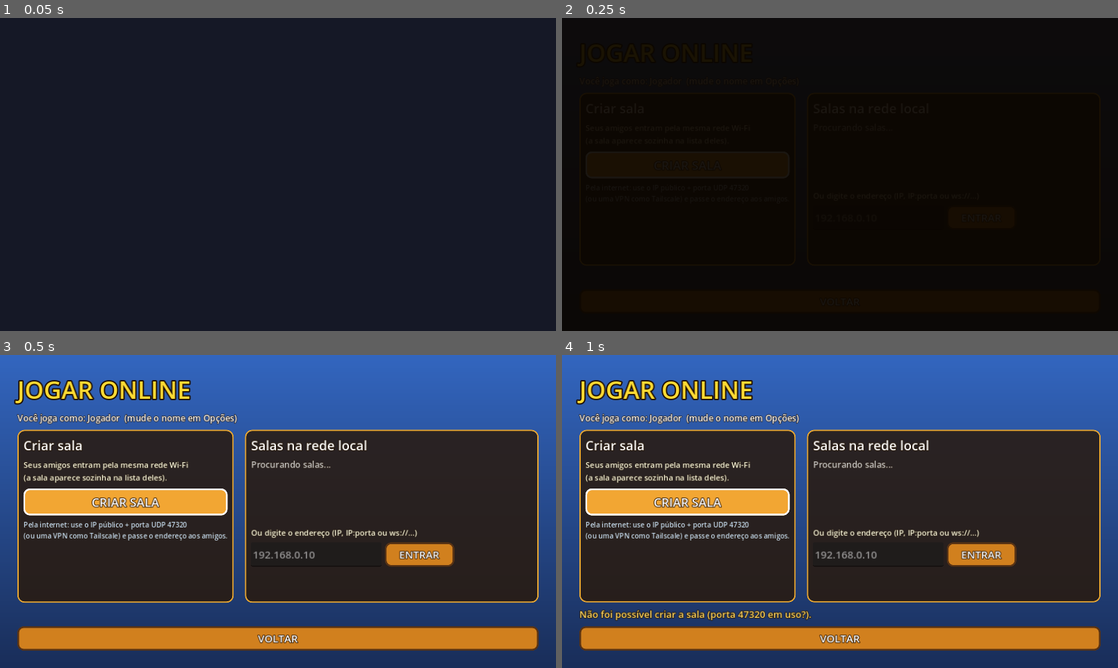
Above: before the commit, frames 1-4 (two rows, left to right).
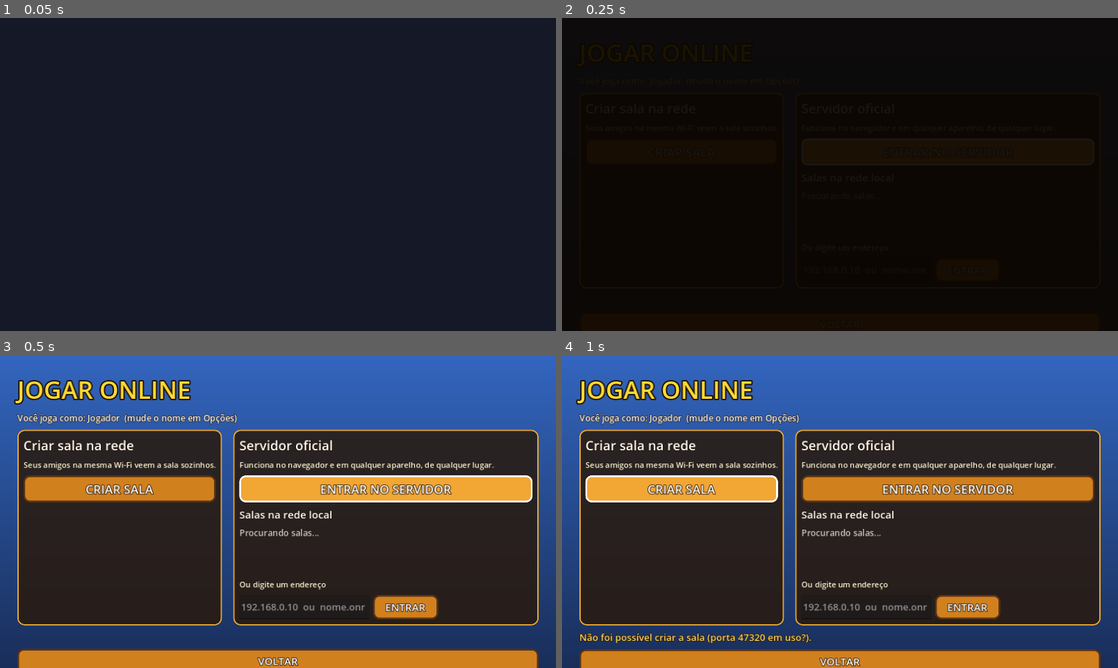
Above: after the commit, the same moments.

Repository: evandrofernandes12-dot/eva-ai
Game: Godot game, scene res://scenes/ui/Lobby.tscn
Two runs of this game, one before a commit and one after it. Both use one fixed random seed, a clock stepped at 60 frames per second and the inputs below. This scene is started directly instead of the project's main scene.
Inputs:
- Up to frame 1 (0.05 s): no input
- Up to frame 2 (0.25 s): no input
- Up to frame 3 (0.5 s): no input
- Up to frame 4 (1 s): click "CRIAR SALA" at 0.5 s

Frame 1 is identical in both runs. In frame 3, 35% of the frame differs, in the area x 3-97%, y 23-100%; in frame 4, 34%.

Commit message:
Online pelo navegador: servidor WebSocket, repasse de eventos, versão, publicação automática
- Servidor oficial via WebSocket (wss), usado também pelo navegador
- Clientes passam pelo servidor, que repassa estado e itens aos demais
- Checagem de versão do jogo entre cliente e servidor
- Batalha de Balões fica só offline nesta versão
- export_presets.cfg (Web), workflow do GitHub Pages, Dockerfile para Render, DEPLOY.md

Co-Authored-By: Claude Haiku 5.5 <noreply@anthropic.com>
Claude-Session: https://claude.ai/code/session_01Kxc7kJoxyx7sGpG8h8AuvP

Diff:
--- a/chavinhos-kart/scripts/autoload/NetworkManager.gd
+++ b/chavinhos-kart/scripts/autoload/NetworkManager.gd
@@ -1,12 +1,10 @@
 extends Node
-## Online: lobby + sincronização. Cada jogador simula o próprio kart e envia o estado (20x/s);
-## o anfitrião também simula os bots e decide os resultados.
+## Online. Duas formas de jogar:
+##  - Servidor oficial (WebSocket/wss): funciona no navegador e em qualquer aparelho. É o padrão.
+##  - Sala na rede local (ENet/UDP): só em PC/tablet/celular nativo, com busca automática de salas.
 ##
-## Transportes:
-##  - ENet (UDP, porta 47320): sala criada por um jogador. Funciona na mesma rede Wi-Fi (com busca
-##    automática de salas) ou pela internet via IP público + redirecionamento de porta / VPN (Tailscale etc.).
-##  - WebSocket: entrar em "ws://host:porta" (para servidor dedicado atrás de proxy).
-##  - Servidor dedicado: rode o projeto com  `--headless -- --server`  (ver README).
+## Modelo: o servidor (dedicado ou um jogador no modo LAN) repassa o estado de cada kart a todos.
+## Cada jogador simula o próprio kart e envia o estado 20x/s. Bots são simulados pelo servidor.
 
 signal lobby_updated
 signal connected_ok
@@ -14,6 +12,10 @@
 signal disconnected_from_host
 signal rooms_updated
 
+## Mude a cada alteração que afete a rede. Cliente e servidor precisam ter a mesma versão.
+const GAME_VERSION: String = "2.1"
+## Endereço do servidor oficial (Render). Troque pelo endereço real depois de criar o serviço.
+const DEFAULT_SERVER_URL: String = "wss://chavinhos-kart.onrender.com"
 const PORT: int = 47320
 const DISCOVERY_PORT: int = 47321
 const MAX_HUMANS: int = 8
@@ -27,6 +29,7 @@
 var config: Dictionary = {}    # configuração da corrida em andamento
 var rooms: Dictionary = {}     # ip -> { name, port, count, seen }
 var racing: bool = false
+var last_error: String = ""
 
 var _my_name: String = "Jogador"
 var _my_racer: String = "chaves"
@@ -43,13 +46,20 @@
 	multiplayer.server_disconnected.connect(_on_server_gone)
 
 
+static func is_web() -> bool:
+	return OS.has_feature("web")
+
+
 func my_id() -> int:
 	return multiplayer.get_unique_id() if active else 1
 
 
 # ===================================================================== conexão
 
+## Sala na rede local (somente nativo). Retorna código de erro.
 func host_game(room: String, player_name: String, racer_id: String) -> int:
+	if is_web():
+		return ERR_UNAVAILABLE
 	leave()
 	var peer := ENetMultiplayerPeer.new()
 	var err: int = peer.create_server(PORT, MAX_HUMANS)
@@ -66,12 +76,18 @@
 	return OK
 
 
+## Servidor oficial: roda com `--headless -- --server` (ver Dockerfile). Usa WebSocket para
+## o navegador conseguir conectar. Na nuvem a porta vem da variável PORT.
 func host_dedicated() -> int:
 	leave()
-	var peer := ENetMultiplayerPeer.new()
-	var err: int = peer.create_server(PORT, MAX_HUMANS)
+	var port: int = PORT
+	var env_port: String = OS.get_environment("PORT")
+	if env_port != "":
+		port = int(env_port)
+	var peer := WebSocketMultiplayerPeer.new()
+	var err: int = peer.create_server(port)
 	if err != OK:
-		push_error("Não foi possível abrir a porta %d" % PORT)
+		push_error("Não foi possível abrir a porta %d" % port)
 		return err
 	multiplayer.multiplayer_peer = peer
 	active = true
@@ -80,23 +96,32 @@
 	room_name = "Servidor Chavinho"
 	players = {}
 	settings = {"battle": false, "track": 0, "laps": 3}
-	_start_broadcast()
-	print("Servidor dedicado ouvindo na porta ", PORT)
+	print("Servidor dedicado (WebSocket) ouvindo na porta ", port, " - versão ", GAME_VERSION)
 	return OK
 
 
+## address: "" ou "oficial" = servidor oficial; ws(s)://... ; host (no navegador vira wss://host);
+## IP ou IP:porta (somente nativo, rede local, via ENet).
 func join_game(address: String, player_name: String, racer_id: String) -> int:
 	leave()
 	_my_name = player_name
 	_my_racer = racer_id
+	last_error = ""
+	var addr: String = address.strip_edges()
+	if addr == "" or addr == "oficial":
+		addr = DEFAULT_SERVER_URL
 	var peer: MultiplayerPeer
 	var err: int
-	if address.begins_with("ws://") or address.begins_with("wss://"):
+	if addr.begins_with("ws://") or addr.begins_with("wss://"):
 		var ws := WebSocketMultiplayerPeer.new()
-		err = ws.create_client(address)
+		err = ws.create_client(addr)
 		peer = ws
+	elif is_web():
+		var ws2 := WebSocketMultiplayerPeer.new()
+		err = ws2.create_client("wss://" + addr)
+		peer = ws2
 	else:
-		var host: String = address.strip_edges()
+		var host: String = addr
 		var port: int = PORT
 		if ":" in host:
 			var parts: PackedStringArray = host.split(":")
@@ -117,7 +142,7 @@
 func leave() -> void:
 	stop_discovery()
 	_udp_tx = null
-	if multiplayer.multiplayer_peer != null:
+	if multiplayer.multiplayer_peer != null and not (multiplayer.multiplayer_peer is OfflineMultiplayerPeer):
 		multiplayer.multiplayer_peer.close()
 	multiplayer.multiplayer_peer = OfflineMultiplayerPeer.new()
 	active = false
@@ -130,12 +155,14 @@
 
 
 func _on_connected() -> void:
-	_net_register.rpc_id(1, _my_name, _my_racer)
-	connected_ok.emit()
+	# Só vira "conectado" quando o servidor aceita (_net_welcome), para mostrar erros de versão.
+	_net_register.rpc_id(1, _my_name, _my_racer, GAME_VERSION)
 
 
 func _on_connection_failed() -> void:
 	leave()
+	if last_error == "":
+		last_error = "Não consegui conectar. Verifique o endereço e a internet."
 	connect_failed.emit()
 
 
@@ -148,6 +175,12 @@
 	if is_host and players.has(id):
 		players.erase(id)
 		_sync()
+
+
+func _kick_later(id: int) -> void:
+	get_tree().create_timer(0.5).timeout.connect(func() -> void:
+		if multiplayer.multiplayer_peer != null and multiplayer.get_peers().has(id):
+			multiplayer.multiplayer_peer.disconnect_peer(id))
 
 
 # ===================================================================== lobby
@@ -182,15 +215,33 @@
 
 
 @rpc("any_peer", "call_remote", "reliable")
-func _net_register(pname: String, racer_id: String) -> void:
+func _net_register(pname: String, racer_id: String, version: String) -> void:
 	if not is_host:
 		return
 	var id: int = multiplayer.get_remote_sender_id()
+	if version != GAME_VERSION:
+		_net_rejected.rpc_id(id, "Versão diferente (sua %s, servidor %s). Atualize a página (Ctrl+F5)." % [version, GAME_VERSION])
+		_kick_later(id)
+		return
 	if players.size() >= MAX_HUMANS or racing:
-		multiplayer.multiplayer_peer.disconnect_peer(id)
+		_net_rejected.rpc_id(id, "Sala cheia ou corrida em andamento. Tente de novo em instantes.")
+		_kick_later(id)
 		return
 	players[id] = {"name": pname.substr(0, 16), "racer": racer_id, "ready": false}
+	_net_welcome.rpc_id(id)
 	_sync()
+
+
+@rpc("authority", "call_remote", "reliable")
+func _net_welcome() -> void:
+	connected_ok.emit()
+
+
+@rpc("authority", "call_remote", "reliable")
+func _net_rejected(msg: String) -> void:
+	last_error = msg
+	leave()
+	connect_failed.emit()
 
 
 @rpc("any_peer", "call_remote", "reliable")
@@ -241,12 +292,13 @@
 			used[r.id] = true
 	slots.shuffle()
 	var cfg: Dictionary = {
-		"battle": bool(settings["battle"]), "track": int(settings["track"]),
-		"laps": int(settings["laps"]), "slots": slots,
+		"battle": false,  # Batalha de Balões ainda não é online
+		"track": int(settings["track"]),
+		"laps": int(settings["laps"]),
+		"slots": slots,
 	}
 	if dedicated:
 		cfg["track"] = randi() % TrackCatalog.count()
-		cfg["battle"] = false
 		cfg["laps"] = 3
 	config = cfg
 	Global.mode = Global.Mode.ONLINE
@@ -283,10 +335,12 @@
 	Global.goto_lobby()
 
 
-# ===================================================================== descoberta de salas (LAN)
+# ===================================================================== descoberta de salas (LAN, nativo)
 
 func local_addresses() -> PackedStringArray:
 	var out := PackedStringArray()
+	if is_web():
+		return out
 	for a in IP.get_local_addresses():
 		if a.count(".") == 3 and not a.begins_with("127.") and not a.begins_with("169.254."):
 			out.append(a)
@@ -296,6 +350,8 @@
 func start_discovery() -> void:
 	stop_discovery()
 	rooms.clear()
+	if is_web():
+		return
 	_udp_rx = PacketPeerUDP.new()
 	if _udp_rx.bind(DISCOVERY_PORT) != OK:
 		_udp_rx = null
@@ -336,7 +392,7 @@
 				changed = true
 		if changed:
 			rooms_updated.emit()
-	# servidor dedicado: inicia sozinho quando todos estiverem prontos
+	# servidor: inicia sozinho quando todos estiverem prontos
 	if dedicated and is_host and not racing:
 		var all_ready: bool = not players.is_empty()
 		for id in players:
--- a/chavinhos-kart/scripts/items/ItemBase.gd
+++ b/chavinhos-kart/scripts/items/ItemBase.gd
@@ -53,8 +53,8 @@
 		return # online: só quem controla o kart aplica o acerto
 	if net_id >= 0 and NetworkManager.active:
 		var gm: Node = get_tree().current_scene
-		if gm != null and gm.has_method("net_item_hit"):
-			gm.rpc("net_item_hit", net_id)
+		if gm != null and gm.has_method("send_net"):
+			gm.call("send_net", "hit", -1, [net_id])
 	if owner_kart != null and k != owner_kart:
 		owner_kart.rival_hit.emit()
 	_hit_kart(k)
--- a/chavinhos-kart/scripts/kart/KartController.gd
+++ b/chavinhos-kart/scripts/kart/KartController.gd
@@ -343,8 +343,8 @@
 		_item_counter += 1
 		net_id = net_slot * 1000 + _item_counter
 		var gm: Node = get_tree().current_scene
-		if gm != null and gm.has_method("net_item"):
-			gm.rpc("net_item", net_slot, it, net_id)
+		if gm != null and gm.has_method("send_net") and it != ItemDefs.Type.SANDUICHE and is_multiplayer_authority():
+			gm.call("send_net", "item", net_slot, [it, net_id])
 	ItemDefs.spawn(self, it, net_id)
 
 
@@ -368,8 +368,6 @@
 	boost_power = 0.0
 	speed *= 0.35
 	spun_out.emit()
-	if NetworkManager.active and multiplayer.has_multiplayer_peer():
-		rpc("net_spun", duration)
 	if is_player:
 		AudioManager.play_sfx("spin")
 
@@ -391,42 +389,41 @@
 
 # ===================================================================== rede (online)
 
+## Estado enviado ao servidor (que repassa aos outros) 20 vezes por segundo.
+func net_payload() -> Array:
+	return [global_position, rotation.y, speed, in_steer, drifting, drift_dir, drift_level,
+		boost_timer > 0.0, spin_timer > 0.0, Vector3(velocity.x, 0.0, velocity.z)]
+
+
 func _net_send(delta: float) -> void:
-	if not NetworkManager.active or not multiplayer.has_multiplayer_peer():
+	if not NetworkManager.active or is_remote or not is_multiplayer_authority():
 		return
 	_net_timer -= delta
 	if _net_timer > 0.0:
 		return
-	_net_timer = 0.05 # 20 envios por segundo
-	net_state.rpc(global_position, rotation.y, speed, in_steer, drifting, drift_dir, drift_level,
-		boost_timer > 0.0, spin_timer > 0.0, Vector3(velocity.x, 0.0, velocity.z))
-
-
-@rpc("authority", "call_remote", "unreliable_ordered")
-func net_state(pos: Vector3, rot_y: float, spd: float, steer: float, drift: bool, ddir: float,
-		dlevel: int, boost: bool, spin: bool, vel: Vector3) -> void:
-	if not is_remote:
-		return
-	_net_pos = pos
-	_net_rot = rot_y
-	_net_speed = spd
-	_net_steer = steer
-	_net_vel = vel
-	drifting = drift
-	drift_dir = ddir
-	drift_level = dlevel
-	boost_timer = 0.3 if boost else 0.0
-	spin_timer = 0.3 if spin else 0.0
+	_net_timer = 0.05
+	var gm: Node = get_tree().current_scene
+	if gm != null and gm.has_method("send_net"):
+		gm.call("send_net", "state", net_slot, net_payload())
+
+
+func apply_net_state(d: Array) -> void:
+	if not is_remote or d.size() < 10:
+		return
+	_net_pos = d[0]
+	_net_rot = d[1]
+	_net_speed = d[2]
+	_net_steer = d[3]
+	drifting = d[4]
+	drift_dir = d[5]
+	drift_level = d[6]
+	boost_timer = 0.3 if d[7] else 0.0
+	spin_timer = 0.3 if d[8] else 0.0
+	_net_vel = d[9]
 	if not _net_has:
 		_net_has = true
-		global_position = pos
-		rotation.y = rot_y
-
-
-@rpc("authority", "call_remote", "reliable")
-func net_spun(_duration: float) -> void:
-	if is_remote:
-		spun_out.emit()
+		global_position = _net_pos
+		rotation.y = _net_rot
 
 
 ## Interpola o kart remoto até o último estado recebido (sem física local).
--- a/chavinhos-kart/scripts/track/GameManager.gd
+++ b/chavinhos-kart/scripts/track/GameManager.gd
@@ -269,6 +269,57 @@
 	return null
 
 
+# ---- repasse de eventos: clientes falam só com o servidor; o servidor repassa aos outros.
+# kind: "state" (posição do kart), "item" (item lançado), "hit" (item acertou alguém).
+
+## Envia um evento. Em qualquer aparelho, chame sempre este método.
+func send_net(kind: String, slot: int, data: Array) -> void:
+	if not online:
+		return
+	if multiplayer.is_server():
+		_broadcast(kind, slot, data, 0)
+	else:
+		up_msg.rpc_id(1, kind, slot, data)
+
+
+@rpc("any_peer", "call_remote", "reliable")
+func up_msg(kind: String, slot: int, data: Array) -> void:
+	if not multiplayer.is_server():
+		return
+	var sender: int = multiplayer.get_remote_sender_id()
+	var k: KartController = kart_by_slot(slot)
+	if kind != "hit" and (k == null or k.get_multiplayer_authority() != sender):
+		return # só o dono do kart pode mandar o estado/itens dele
+	_apply(kind, slot, data)
+	_broadcast(kind, slot, data, sender)
+
+
+func _broadcast(kind: String, slot: int, data: Array, except: int) -> void:
+	for id in multiplayer.get_peers():
+		if int(id) != except:
+			down_msg.rpc_id(int(id), kind, slot, data)
+
+
+@rpc("authority", "call_remote", "reliable")
+func down_msg(kind: String, slot: int, data: Array) -> void:
+	_apply(kind, slot, data)
+
+
+func _apply(kind: String, slot: int, data: Array) -> void:
+	if kind == "state":
+		var k: KartController = kart_by_slot(slot)
+		if k != null:
+			k.apply_net_state(data)
+	elif kind == "item":
+		var k2: KartController = kart_by_slot(slot)
+		if k2 != null:
+			ItemDefs.spawn(k2, int(data[0]), int(data[1]))
+	elif kind == "hit":
+		for n in get_tree().get_nodes_in_group("net_items"):
+			if int(n.get("net_id")) == int(data[0]):
+				n.queue_free()
+
+
 @rpc("any_peer", "call_remote", "reliable")
 func net_ready() -> void:
 	if multiplayer.is_server():
@@ -278,23 +329,6 @@
 @rpc("authority", "call_remote", "reliable")
 func net_go() -> void:
 	_begin()
-
-
-## Um jogador usou um item: os outros peers criam a cópia para ver/colidir com seus próprios karts.
-@rpc("any_peer", "call_remote", "reliable")
-func net_item(slot: int, type: int, id: int) -> void:
-	if type == ItemDefs.Type.SANDUICHE:
-		return # o turbo já aparece pelo estado do kart
-	var k: KartController = kart_by_slot(slot)
-	if k != null:
-		ItemDefs.spawn(k, type, id)
-
-
-@rpc("any_peer", "call_remote", "reliable")
-func net_item_hit(id: int) -> void:
-	for n in get_tree().get_nodes_in_group("net_items"):
-		if int(n.get("net_id")) == id:
-			n.queue_free()
 
 
 @rpc("authority", "call_remote", "reliable")
@@ -319,7 +353,7 @@
 		k.set_multiplayer_authority(1)
 
 
-## Anfitrião: um jogador saiu no meio da corrida e seu kart vira bot.
+## Servidor: um jogador saiu no meio da corrida e o kart dele vira bot.
 func _on_peer_left(id: int) -> void:
 	if not multiplayer.is_server():
 		return
--- a/chavinhos-kart/scripts/ui/Lobby.gd
+++ b/chavinhos-kart/scripts/ui/Lobby.gd
@@ -77,6 +77,7 @@
 	scard.add_child(scol)
 	scol.add_child(UIStyle.label("Corrida", 28, Color.WHITE, 6))
 	_mode_opt = _option(scol, "Modo", ["Corrida", "Batalha de Balões"])
+	(_mode_opt.get_parent() as Control).visible = false # batalha ainda é só offline
 	var tracks: Array[String] = []
 	for i in TrackCatalog.count():
 		tracks.append(TrackCatalog.track_name(i))
@@ -143,7 +144,7 @@
 	if _updating:
 		return
 	NetworkManager.set_settings({
-		"battle": _mode_opt.selected == 1,
+		"battle": false,
 		"track": _track_opt.selected,
 		"laps": int(_laps_opt.get_item_text(_laps_opt.selected)),
 	})
@@ -164,13 +165,13 @@
 		_players_box.add_child(UIStyle.label("Aguardando jogadores...", 20, Color(0.8, 0.8, 0.8), 3))
 	var s: Dictionary = NetworkManager.settings
 	_updating = true
-	_mode_opt.select(1 if bool(s["battle"]) else 0)
+	_mode_opt.select(0)
 	_track_opt.select(clampi(int(s["track"]), 0, TrackCatalog.count() - 1))
 	for i in _laps_opt.item_count:
 		if int(_laps_opt.get_item_text(i)) == int(s["laps"]):
 			_laps_opt.select(i)
 	_updating = false
-	_track_opt.disabled = (not NetworkManager.is_host) or NetworkManager.dedicated or _mode_opt.selected == 1
+	_track_opt.disabled = (not NetworkManager.is_host) or NetworkManager.dedicated
 	_laps_opt.disabled = _track_opt.disabled
 	var ips: PackedStringArray = NetworkManager.local_addresses()
 	if NetworkManager.is_host:
--- a/chavinhos-kart/scripts/ui/MenuController.gd
+++ b/chavinhos-kart/scripts/ui/MenuController.gd
@@ -57,6 +57,17 @@
 	quit.pressed.connect(func() -> void: get_tree().quit())
 	row.add_child(quit)
 
+	var ver: Label = UIStyle.label("v%s" % NetworkManager.GAME_VERSION, 16, Color(1, 1, 1, 0.85), 3)
+	ver.anchor_left = 1.0
+	ver.anchor_top = 1.0
+	ver.anchor_right = 1.0
+	ver.anchor_bottom = 1.0
+	ver.offset_left = -120.0
+	ver.offset_top = -34.0
+	ver.offset_right = -12.0
+	ver.offset_bottom = -8.0
+	ver.mouse_filter = Control.MOUSE_FILTER_IGNORE
+	add_child(ver)
 	_build_controls_panel()
 	first.grab_focus()
 	await get_tree().process_frame
--- a/chavinhos-kart/scripts/ui/OnlineMenu.gd
+++ b/chavinhos-kart/scripts/ui/OnlineMenu.gd
@@ -1,6 +1,7 @@
 class_name OnlineMenu
 extends Control
-## Menu online: criar sala, entrar numa sala encontrada na rede local ou digitar IP/endereço.
+## Menu online. No navegador só há o servidor oficial (e endereço manual).
+## No PC/tablet/celular nativo também dá para criar sala na rede local.
 
 var _status: Label
 var _rooms_box: VBoxContainer
@@ -10,6 +11,7 @@
 
 func _ready() -> void:
 	NetworkManager.leave()
+	var web: bool = NetworkManager.is_web()
 	set_anchors_preset(Control.PRESET_FULL_RECT)
 	add_child(UIStyle.gradient_bg(Color(0.2, 0.4, 0.75), Color(0.1, 0.18, 0.35)))
 	var margin := MarginContainer.new()
@@ -28,46 +30,54 @@
 	row.size_flags_vertical = Control.SIZE_EXPAND_FILL
 	root.add_child(row)
 
-	# ---- criar sala
-	var left: PanelContainer = UIStyle.card()
-	row.add_child(left)
-	var lcol := VBoxContainer.new()
-	lcol.add_theme_constant_override("separation", 10)
-	left.add_child(lcol)
-	lcol.add_child(UIStyle.label("Criar sala", 30, Color.WHITE, 6))
-	var info: Label = UIStyle.label("Seus amigos entram pela mesma rede Wi-Fi\n(a sala aparece sozinha na lista deles).", 18, Color(1, 1, 0.9), 3)
-	lcol.add_child(info)
-	var host: Button = UIStyle.button("CRIAR SALA", 28, Vector2(340, 62))
-	host.pressed.connect(_host)
-	lcol.add_child(host)
-	lcol.add_child(UIStyle.label("Pela internet: use o IP público + porta UDP %d\n(ou uma VPN como Tailscale) e passe o endereço aos amigos." % NetworkManager.PORT, 16, Color(0.8, 0.9, 1.0), 3))
+	# ---- criar sala (somente nativo)
+	if not web:
+		var left: PanelContainer = UIStyle.card()
+		row.add_child(left)
+		var lcol := VBoxContainer.new()
+		lcol.add_theme_constant_override("separation", 10)
+		left.add_child(lcol)
+		lcol.add_child(UIStyle.label("Criar sala na rede", 30, Color.WHITE, 6))
+		lcol.add_child(UIStyle.label("Seus amigos na mesma Wi-Fi veem a sala sozinhos.", 18, Color(1, 1, 0.9), 3))
+		var host: Button = UIStyle.button("CRIAR SALA", 28, Vector2(340, 62))
+		host.pressed.connect(_host)
+		lcol.add_child(host)
 
 	# ---- entrar
 	var right: PanelContainer = UIStyle.card()
 	right.size_flags_horizontal = Control.SIZE_EXPAND_FILL
 	row.add_child(right)
 	var rcol := VBoxContainer.new()
-	rcol.add_theme_constant_override("separation", 8)
+	rcol.add_theme_constant_override("separation", 10)
 	right.add_child(rcol)
-	rcol.add_child(UIStyle.label("Salas na rede local", 30, Color.WHITE, 6))
-	_rooms_box = VBoxContainer.new()
-	_rooms_box.custom_minimum_size = Vector2(480, 150)
-	rcol.add_child(_rooms_box)
-	rcol.add_child(UIStyle.label("Ou digite o endereço (IP, IP:porta ou ws://...)", 18, Color(1, 1, 0.9), 3))
+	rcol.add_child(UIStyle.label("Servidor oficial", 30, Color.WHITE, 6))
+	rcol.add_child(UIStyle.label("Funciona no navegador e em qualquer aparelho, de qualquer lugar.", 18, Color(1, 1, 0.9), 3))
+	var official: Button = UIStyle.button("ENTRAR NO SERVIDOR", 28, Vector2(460, 62))
+	official.pressed.connect(func() -> void: _join(""))
+	rcol.add_child(official)
+
+	if not web:
+		rcol.add_child(UIStyle.label("Salas na rede local", 24, Color.WHITE, 4))
+		_rooms_box = VBoxContainer.new()
+		_rooms_box.custom_minimum_size = Vector2(480, 110)
+		rcol.add_child(_rooms_box)
+
+	rcol.add_child(UIStyle.label("Ou digite um endereço", 18, Color(1, 1, 0.9), 3))
 	var ip_row := HBoxContainer.new()
 	ip_row.add_theme_constant_override("separation", 8)
 	rcol.add_child(ip_row)
 	_ip_edit = LineEdit.new()
-	_ip_edit.placeholder_text = "192.168.0.10"
+	_ip_edit.placeholder_text = "meu-servidor.onrender.com" if web else "192.168.0.10  ou  nome.onrender.com"
 	_ip_edit.text = str(Save.get_setting("last_ip", ""))
 	_ip_edit.custom_minimum_size = Vector2(300, 52)
-	_ip_edit.add_theme_font_size_override("font_size", 24)
+	_ip_edit.add_theme_font_size_override("font_size", 22)
 	ip_row.add_child(_ip_edit)
-	var join: Button = UIStyle.button("ENTRAR", 24, Vector2(160, 52))
+	var join: Button = UIStyle.button("ENTRAR", 24, Vector2(150, 52))
 	join.pressed.connect(func() -> void: _join(_ip_edit.text))
 	ip_row.add_child(join)
 
 	_status = UIStyle.label("", 22, Color(1.0, 0.85, 0.4), 5)
+	_status.autowrap_mode = TextServer.AUTOWRAP_WORD_SMART
 	root.add_child(_status)
 	var back: Button = UIStyle.button("VOLTAR", 24, Vector2(220, 56))
 	back.pressed.connect(Global.goto_menu)
@@ -76,9 +86,10 @@
 	NetworkManager.rooms_updated.connect(_refresh_rooms)
 	NetworkManager.connected_ok.connect(_on_connected)
 	NetworkManager.connect_failed.connect(_on_failed)
-	NetworkManager.start_discovery()
-	_refresh_rooms()
-	host.grab_focus()
+	if not web:
+		NetworkManager.start_discovery()
+		_refresh_rooms()
+	official.grab_focus()
 
 
 func _exit_tree() -> void:
@@ -92,6 +103,8 @@
 
 
 func _refresh_rooms() -> void:
+	if _rooms_box == null:
+		return
 	for c in _rooms_box.get_children():
 		c.queue_free()
 	if NetworkManager.rooms.is_empty():
@@ -117,7 +130,7 @@
 
 
 func _join(address: String) -> void:
-	if _busy or address.strip_edges() == "":
+	if _busy:
 		return
 	_busy = true
 	Save.set_setting("last_ip", address)
@@ -127,7 +140,7 @@
 		_busy = false
 		_status.text = "Endereço inválido."
 		return
-	_status.text = "Conectando a %s ..." % address
+	_status.text = "Conectando... (se o servidor estiver dormindo, pode levar até 1 minuto)"
 
 
 func _on_connected() -> void:
@@ -137,4 +150,4 @@
 
 func _on_failed() -> void:
 	_busy = false
-	_status.text = "Não consegui conectar. Verifique o endereço e se estão na mesma rede."
+	_status.text = NetworkManager.last_error if NetworkManager.last_error != "" else "Não consegui conectar."
Not shown, added: chavinhos-kart/export_presets.cfg
Not shown, changed: chavinhos-kart.zip
Not shown, added: chavinhos-kart/DEPLOY.md
